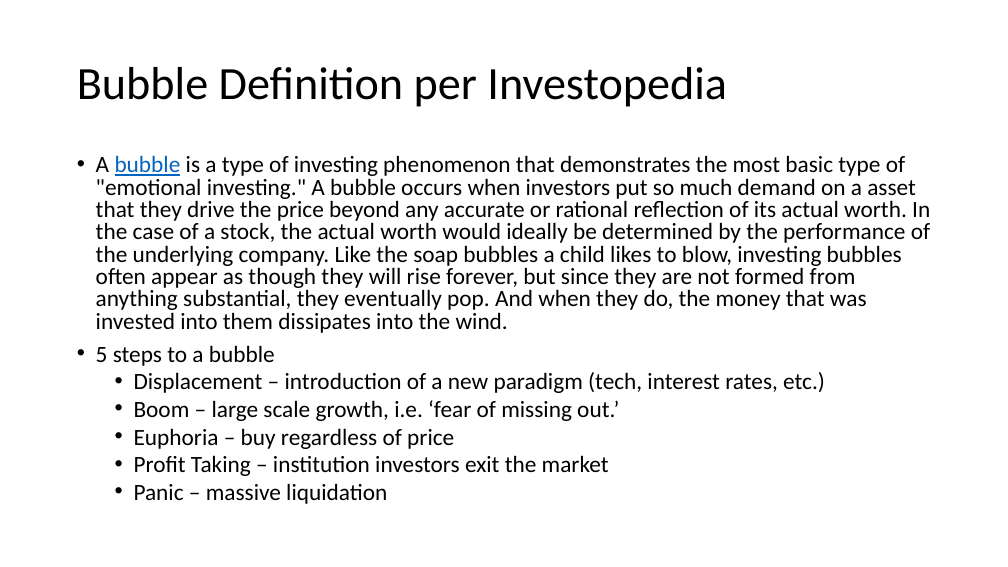
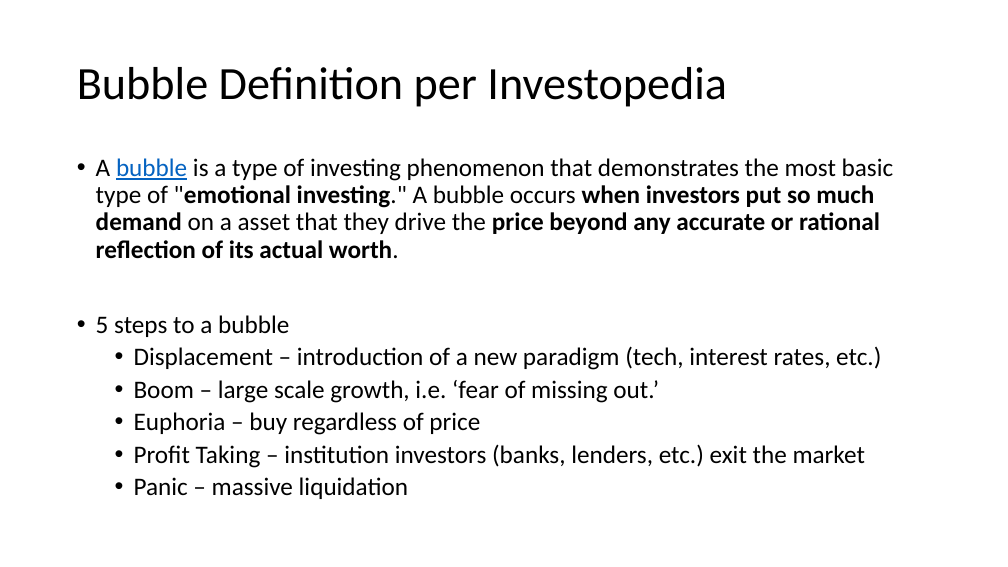
Before and after one commit to bowielh/Project1_Group1, a slide deck: slide 3 of Housing_Bubble.pptx (slide 2 before the commit). Drawn at 1008x567 pixels with LibreOffice and Linux fonts; fonts in the diff are those of the drawing. Boxes give left, top, right and bottom in pixels: in the first picture for what was removed or moved away, otherwise in the second. Text is boxed around its words. In the diff, an @@ line names an element or a change of style, - is before the commit and + after.

```diff
--- a/Housing_Bubble.pptx
+++ b/Housing_Bubble.pptx
@@ text at [96,158,894,259]: text changed; size 22.2 to 24 pt @@
-• A bubble is a type of investing phenomenon that demonstrates the most basic type of "emotional investing." A bubble occurs when investors put so much demand on a asset that they drive the price beyond any accurate or rational reflection of its actual worth. In the case of a stock, the actual worth would ideally be determined by the performance of the underlying company. Like the soap bubbles a child likes to blow, investing bubbles often appear as though they will rise forever, but since they are not formed from anything substantial, they eventually pop. And when they do, the money that was invested into them dissipates into the wind.
+• A bubble is a type of investing phenomenon that demonstrates the most basic type of "emotional investing." A bubble occurs when investors put so much demand on a asset that they drive the price beyond any accurate or rational reflection of its actual worth.
@@ text at [96,315,881,499]: size 22.2 to 24 pt in "5 steps to a bubble", "Displacement – introduction of a new paradigm ...", "Boom – large scale growth, i.e. ‘fear ...", "Euphoria – buy regardless of price" and 1 more places; line spacing 0.8 to 0.9 @@
@@ text at [134,444,865,468]: text changed; size 22.2 to 24 pt @@
-  • Profit Taking – institution investors exit the market
+  • Profit Taking – institution investors (banks, lenders, etc.) exit the market
```
Also in this commit, not shown: 4 other slides changed, 6 slides added, 2 slides removed, 7 other files.
